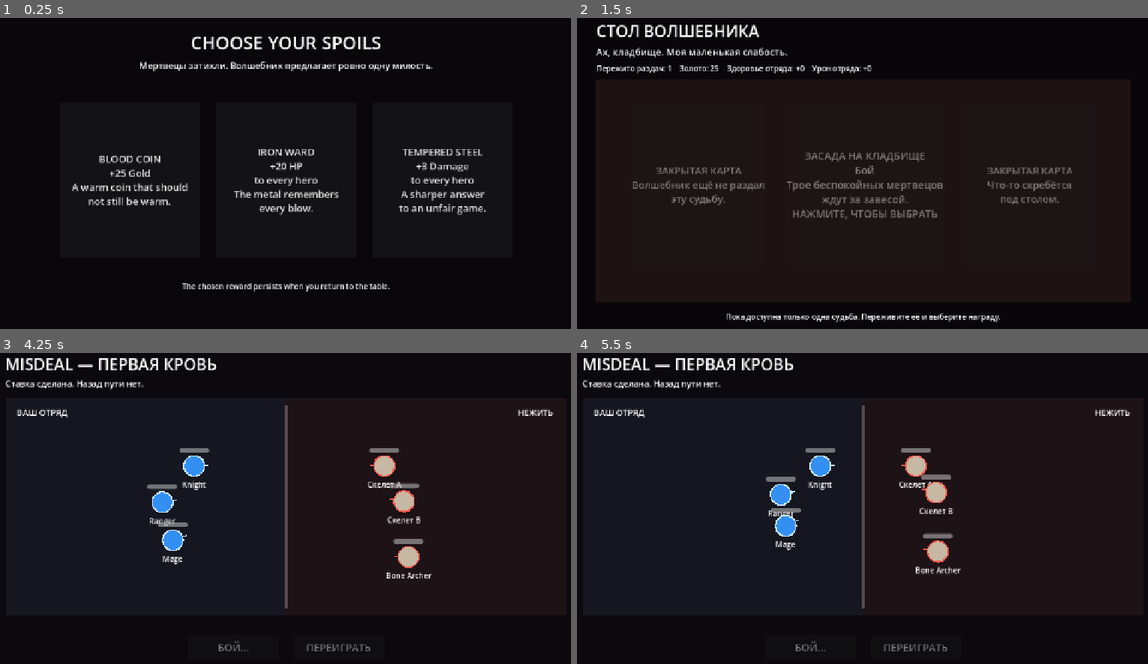
Above: before the commit, frames 1-4 (two rows, left to right).
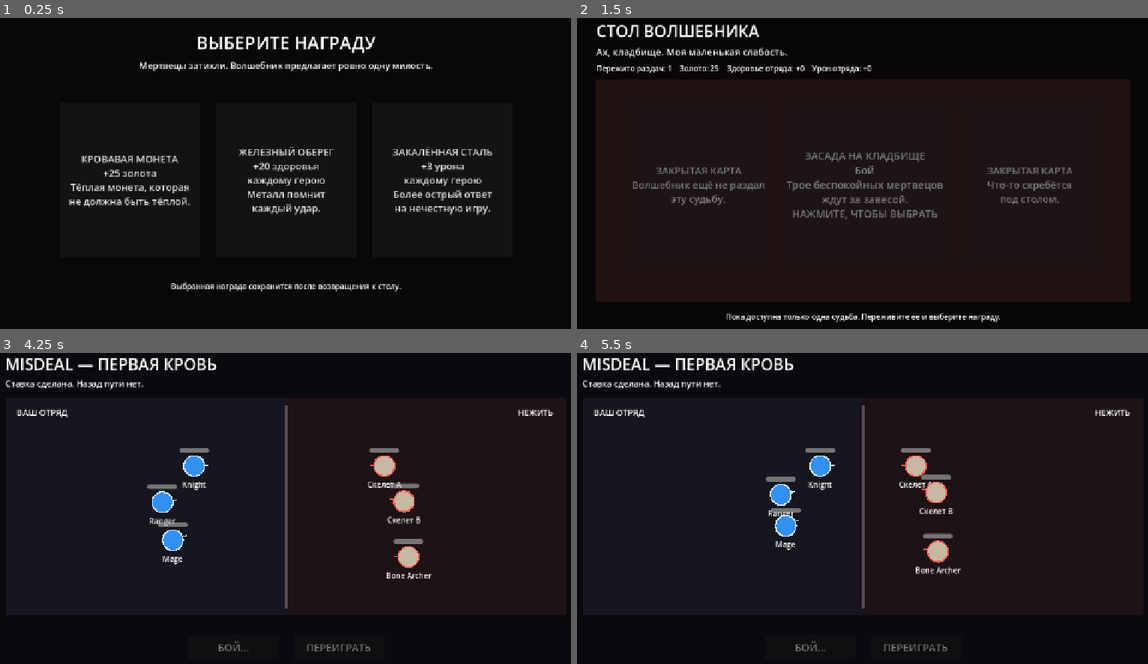
Above: after the commit, the same moments.

Repository: zampolit73/Misdeal
Game: Godot game, scene res://scenes/reward/reward.tscn
The game is run twice, just before and just after one commit, with the same random seed, the same clock (stepped at 60 frames per second) and the same inputs. This scene is started directly instead of the project's main scene.
Inputs (mouse positions are in pixels of both pictures, inside the frame that each line leads up to):
- Up to frame 1 (0.25 s): no input
- Up to frame 2 (1.5 s): click "BLOOD COIN +25 Gold A warm co…" (after the commit: "КРОВАВАЯ МОНЕТА +25 золота Тё…") at 0.5 s; click "ЗАСАДА НА КЛАДБИЩЕ Бой Трое б…" at 1.25 s
- Up to frame 3 (4.25 s): click "БОЙ" at 2 s; move the mouse to (416, 492) at 2.77 s; click (416, 492) at 2.92 s; drag from (165, 527) to (256, 576) at 3.52 s
- Up to frame 4 (5.5 s): move the mouse to (925, 436) at 4.27 s; click (925, 436) at 4.42 s; drag from (833, 576) to (685, 458) at 5.02 s

The runs differ from the first frame. In frame 1, 4.8% of the frame differs, in the area x 12-87%, y 6-88%; in frame 2, less than 0.1%; in frame 3, less than 0.1%; in frame 4, nothing differs.

Commit message:
Translate gameplay text to Russian

Diff:
--- a/scenes/reward/reward.tscn
+++ b/scenes/reward/reward.tscn
@@ -28,7 +28,7 @@
 offset_right = 1210.0
 offset_bottom = 100.0
 theme_override_font_sizes/font_size = 38
-text = "CHOOSE YOUR SPOILS"
+text = "ВЫБЕРИТЕ НАГРАДУ"
 horizontal_alignment = 1
 
 [node name="Summary" type="Label" parent="."]
@@ -38,7 +38,7 @@
 offset_right = 1210.0
 offset_bottom = 150.0
 theme_override_font_sizes/font_size = 19
-text = "The dead are quiet.  The wizard offers exactly one kindness."
+text = "Мертвецы затихли. Волшебник предлагает ровно одну милость."
 horizontal_alignment = 1
 
 [node name="Rewards" type="HBoxContainer" parent="."]
@@ -53,36 +53,36 @@
 custom_minimum_size = Vector2(300, 300)
 layout_mode = 2
 theme_override_font_sizes/font_size = 21
-text = "BLOOD COIN
+text = "КРОВАВАЯ МОНЕТА
 
-+25 Gold
++25 золота
 
-A warm coin that should
-not still be warm."
+Тёплая монета, которая
+не должна быть тёплой."
 
 [node name="IronWard" type="Button" parent="Rewards"]
 custom_minimum_size = Vector2(300, 300)
 layout_mode = 2
 theme_override_font_sizes/font_size = 21
-text = "IRON WARD
+text = "ЖЕЛЕЗНЫЙ ОБЕРЕГ
 
-+20 HP
-to every hero
++20 здоровья
+каждому герою
 
-The metal remembers
-every blow."
+Металл помнит
+каждый удар."
 
 [node name="TemperedSteel" type="Button" parent="Rewards"]
 custom_minimum_size = Vector2(300, 300)
 layout_mode = 2
 theme_override_font_sizes/font_size = 21
-text = "TEMPERED STEEL
+text = "ЗАКАЛЁННАЯ СТАЛЬ
 
-+3 Damage
-to every hero
++3 урона
+каждому герою
 
-A sharper answer
-to an unfair game."
+Более острый ответ
+на нечестную игру."
 
 [node name="Hint" type="Label" parent="."]
 mouse_filter = 2
@@ -91,5 +91,5 @@
 offset_right = 1210.0
 offset_bottom = 625.0
 theme_override_font_sizes/font_size = 16
-text = "The chosen reward persists when you return to the table."
+text = "Выбранная награда сохранится после возвращения к столу."
 horizontal_alignment = 1
